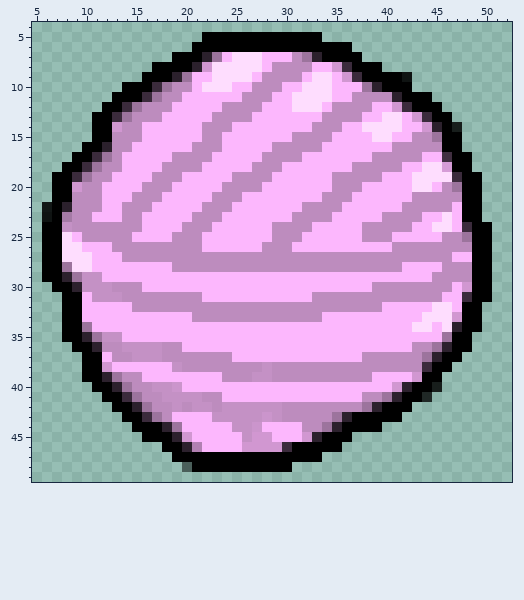
Pixel-art sprite, stored at media/images/yarn.png. Above, as it was before the edit.
The file is 57x57 pixels. Pixels under 10% opacity are left out. Colours within 5 levels of each other are drawn and written as one. Shown: x 5..52, y 4..49.
Once edited:
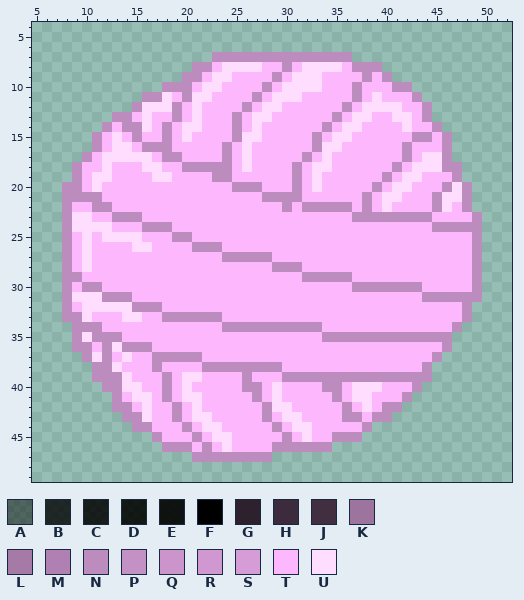
Palette (. is transparent): A #00000077  B #000000c9  C #000000d7  D #000000de  E #000000e5  F #000000  G #2c212d  H #3b2b3c  J #412f41  K #9c749d  L #a57aa6  M #b180b2  N #bd8cbe  P #c491c5  Q #cb95cc  R #d197d1  S #d69cd7  T #fcb7fd  U #feddfe
Commit: :fishing_pole_and_fish: New Yarn image
Change:
Changed rows in their new state; - is an unchanged pixel.
first column x 6:
 5 ----------------............-----------------
 6 ---------------................--------------
 7 -------------....NNNNNNNN-NNNNN.-------------
 8 -----------....NNT-----T-TUUUUTNNN-----------
 9 ----------....NN---TT-T-TUU-T-TTNTN..--------
10 --------....N-----T--T-TUU--T--NTTTNN--------
11 -------...NNUTNUU---T-TUU-TTT---TUTTTN.------
12 ------...NUUUN-U--TT-TUU-TTT-T-TUUUUTTN.-----
13 -----..NNTUT-N-U-TT-TUU-----T-TUU-T-UTN..----
14 -----.NT--U-N-UUTTTN-U-----T-TUUTTTTU-TN..---
15 -----NTUT---N-U-TT-NUU---TT-TUU--TT----TN.---
16 ----.NTUU-NNN--TTTN-U--TTTT-UU-----T-TTTN.---
17 ---.NTUUUUU-N-TTT-N-U-TTTTN-U----TTT-TUUN..--
18 --.NTTUT--UUTT--NNN-UTTT-N-UU--TTTT--U--NN.--
19 -..NTUU----UUT---NNTTTT--N-U-TTTTTN-U-TTTN..-
20 -.NNTU----TTT-----T------N-U-TTT-N-UUTT--UN.-
21 -.N------TTT-----TTT--NNNN--TTT-N-UU-TT-UUN.-
22 ..NTT-N-TTT-----TTT-----N-----N-N-U-TTT-U-N.-
23 ..NUU--N-------TTT-------TTTT--NNN----N-T-TN-
24 ..NUUUUTTTNNN-TTT------TTTT-----TTTTT--NNNNN.
25 ..N-UTUUUU-----T-------TTT------TTT-----TTTN.
26 ..NTU--TTUUTTTT-NN----TTT----------TTTTTTTTN.
27 ..NT----TTTTTTTTTT-----TTTTTTTTTTTTTTTTTT--N.
28 ..NT---------TTTTTTTTTT---TTTTTTTTTT----TTTN.
29 ..NNTT--------------------NNNNN--------TTTTN.
30 -.NTNNTTTT---------------------NN-----TTT-TN.
31 --NUUUNN-TTTTTTT-----------TTTTTTTTTTT--NNNN.
32 --NTUUUUU---TTTTTTTTTTTTTTTTTTTTTT-----TT-N.-
33 --NNU---UU--NNN---TTTTTTTTTT----------TTTTN.-
34 --.NNN------------NNNNNNNNNN---------TT-TN..-
35 --.NUNNN--------------------NNNNNNNNNNNNN..--
36 ---NNT-UNNNTTT-----------------------TTTN..--
37 ----NUNTUTTN----TTT-------------TTTTTTTN..---
38 ----.NNU---N-TTT------N-TTTTTTTTTTTTTTN..----
39 ----.NNNUT--N-UU--TT-TTT---------NNNNNN.-----
40 -----.NNUUTTNTU-----NN-U----NN-UUU-TTN..-----
41 ------.NTUUTNTUUTT---N-U-----N-UUTTTN..------
42 -------NNTUTTNTUTTTTTTNUUTTTTT-TUTNN.--------
43 --------NNUTTN-UUTTTTTNTUUTTTTNNTNN.---------
44 ---------NNTTTN-UU-TTT-N-UUTTTTTN.-----------
45 ----------.NTTTN-UU-TTT-N-UTTNNN-------------
46 ------------NNNTN-U-TTTNNNNNN.---------------
47 -------------..NNNNNNNN.....-----------------
48 --------------...........--------------------
Pixel boxes of the changes (left, top, right, bottom) in both pictures:
changed: (42, 32, 492, 472)
